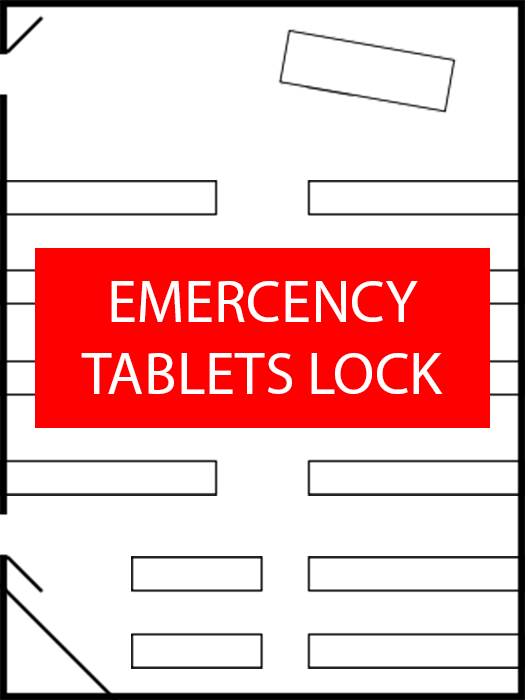
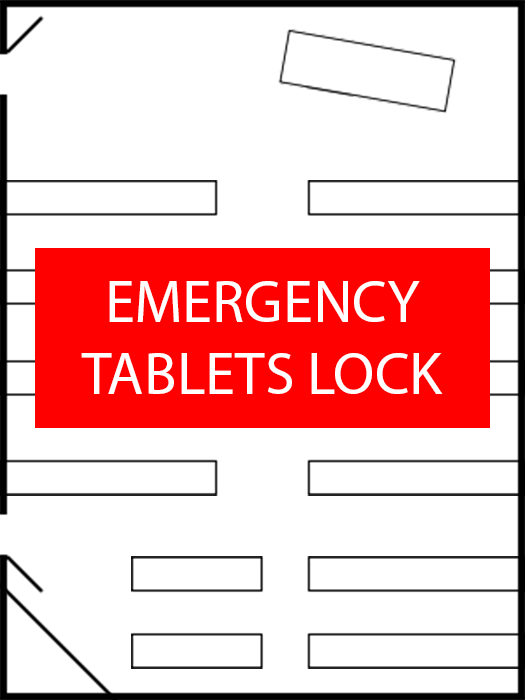
The second 525×700 image is a revision of the first. Changes to its layers:
renamed "EMERCENCY TABLETS LOCK" to "EMERGENCY TABLETS LOCK", painted on it over 109, 281, 420, 322
